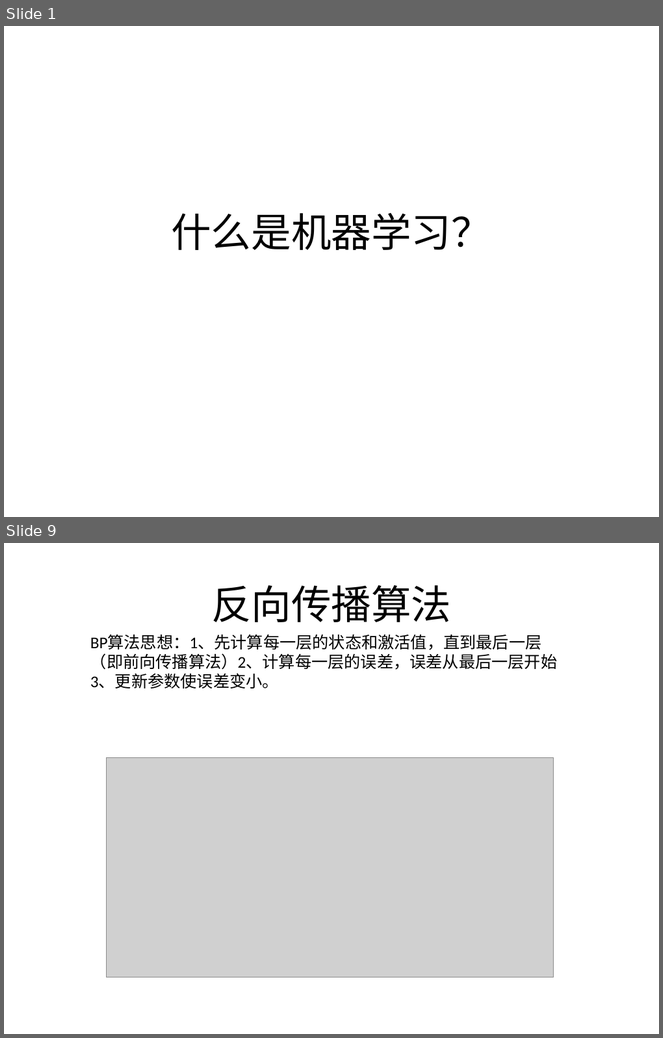
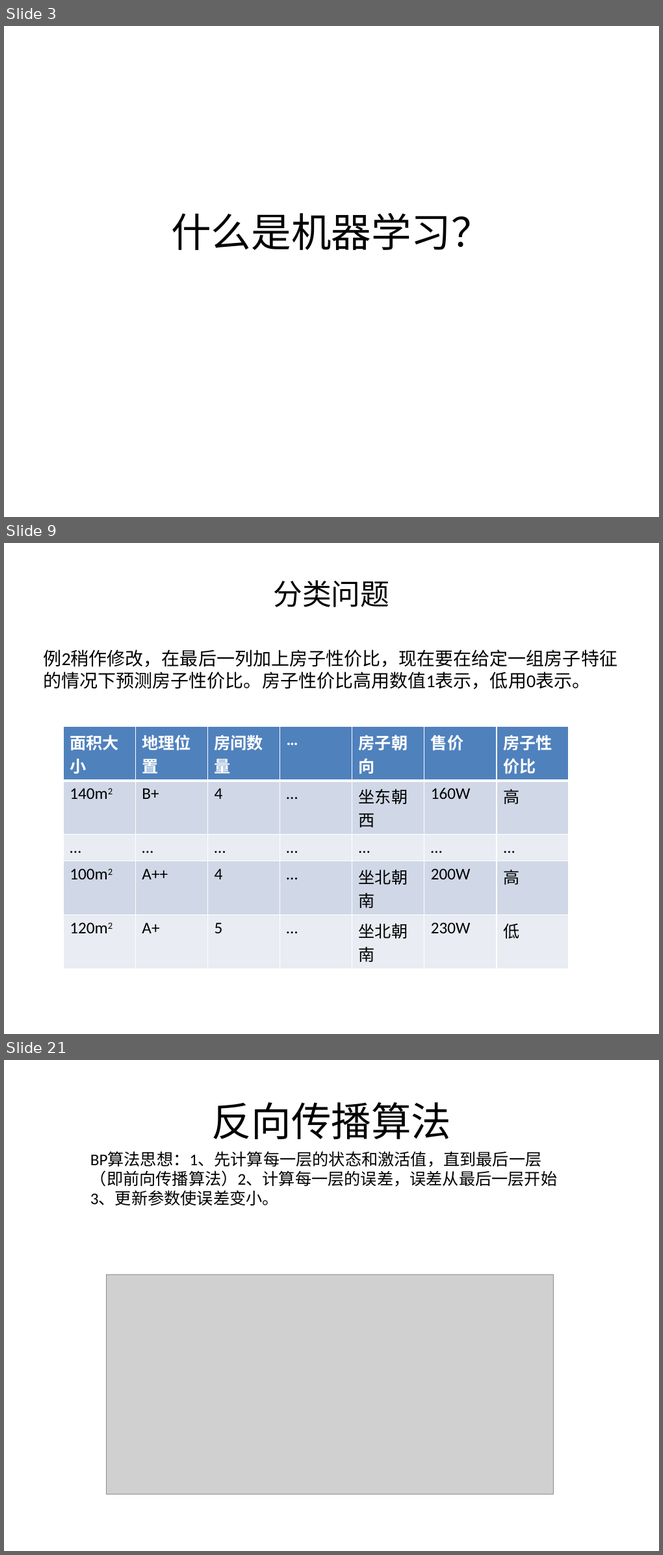
Before and after one commit to logcoding/DeepLearning, a slide deck: 机器学习&深度学习介绍.pptx. Shown one above the other, each under a label of ours: slides 1 and 9 before the commit, slides 3, 9 and 21 after it; the slides between them are not shown. The pictures are 663x1038 and 663x1555 pixels, drawn with LibreOffice and Linux fonts; fonts in the diff are those of the drawing; grey boxes stand for pictures. Boxes give left, top, right and bottom in pixels: in the first picture for what was removed or moved away, otherwise in the second. Text is boxed around its words. In the diff, an @@ line names an element or a change of style, - is before the commit and + after.

```diff
--- a/机器学习&深度学习介绍.pptx
+++ b/机器学习&深度学习介绍.pptx
@@ slide 9 added at bbox=[4, 543, 659, 1034], background #FFFFFF @@
@@ title added at bbox=[273, 580, 389, 607], 32 pt, text #000000 @@
+分类问题
@@ text added at bbox=[43, 650, 618, 689], 20 pt, text #000000 @@
+例2稍作修改，在最后一列加上房子性价比，现在要在给定一组房子特征的情况下预测房子性价比。房子性价比高用数值1表示，低用0表示。
@@ table added at bbox=[64, 727, 568, 965], 5 rows, 7 columns @@
+面积大小 | 地理位置 | 房间数量 | … | 房子朝向 | 售价 | 房子性价比
+140m2 | B+ | 4 | … | 坐东朝西 | 160W | 高
+… | … | … | … | … | … | ...
+100m2 | A++ | 4 | … | 坐北朝南 | 200W | 高
+120m2 | A+ | 5 | … | 坐北朝南 | 230W | 低
@@ what was slide 1 is now slide 3 @@
@@ what was slide 9 is now slide 21 @@
```
Also in this commit, not shown: 4 slides changed, 14 other slides added, 3 slides removed, 7 other files.
